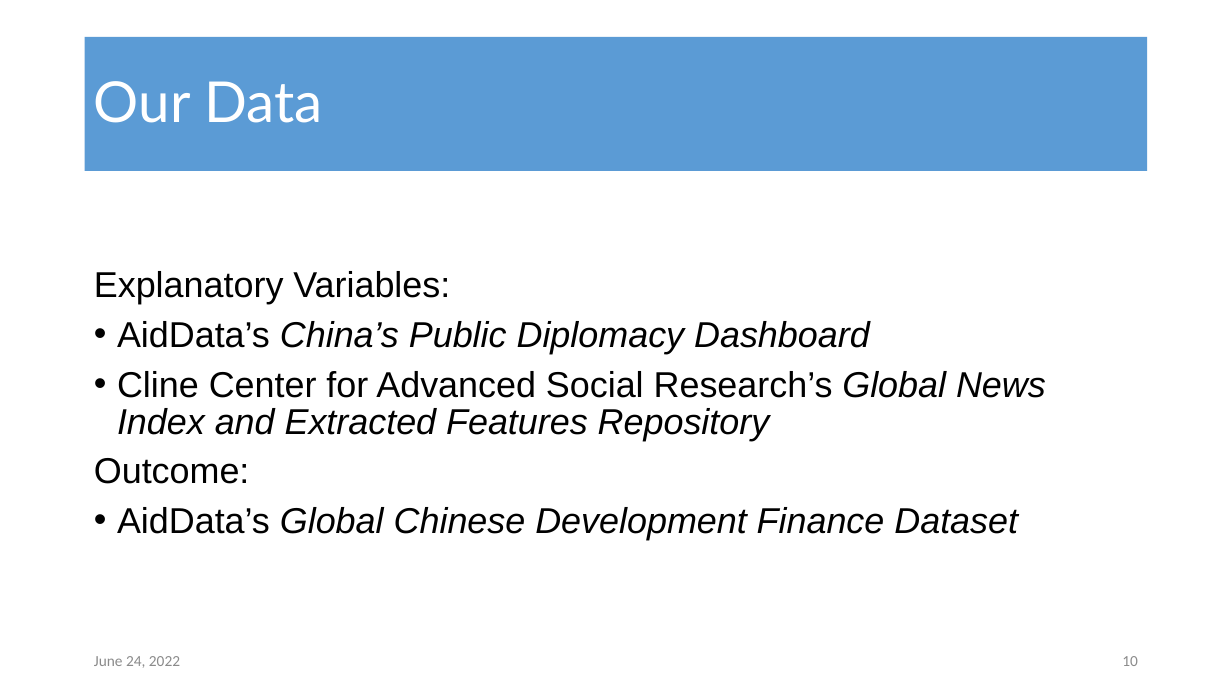
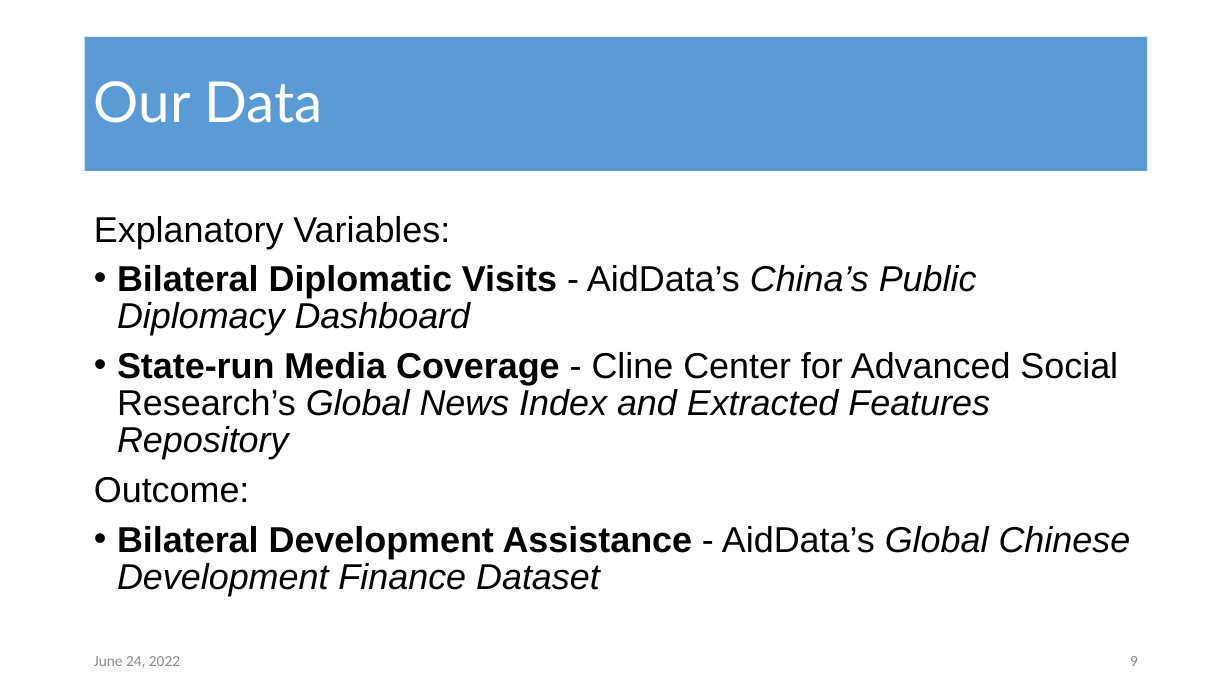
Before and after one commit to milesdwilliams15/chinese_media_and_foreign_aid, a slide deck: slide 9 of 05_Presentation/aiddata_presentation.pptx (slide 10 before the commit). Drawn at 1232x693 pixels with LibreOffice and Linux fonts; fonts in the diff are those of the drawing. Boxes give left, top, right and bottom in pixels: in the first picture for what was removed or moved away, otherwise in the second. Text is boxed around its words. In the diff, an @@ line names an element or a change of style, - is before the commit and + after.

Commit message:
added china data 2.0

```diff
--- a/05_Presentation/aiddata_presentation.pptx
+++ b/05_Presentation/aiddata_presentation.pptx
@@ text at <box>117,265,1118,459</box>: text changed; italic off @@
-• AidData’s China’s Public Diplomacy Dashboard
-• Cline Center for Advanced Social Research’s Global News Index and Extracted Features Repository
+• Bilateral Diplomatic Visits - AidData’s China’s Public Diplomacy Dashboard
+• State-run Media Coverage - Cline Center for Advanced Social Research’s Global News Index and Extracted Features Repository
@@ text at <box>117,526,1131,596</box>: text changed; italic off @@
-• AidData’s Global Chinese Development Finance Dataset
+• Bilateral Development Assistance - AidData’s Global Chinese Development Finance Dataset
@@ page number at <box>1130,656,1138,666</box>: text changed @@
-10
+9
```
Also in this commit, not shown: 4 other slides changed, 1 slide removed, 7 other files.
